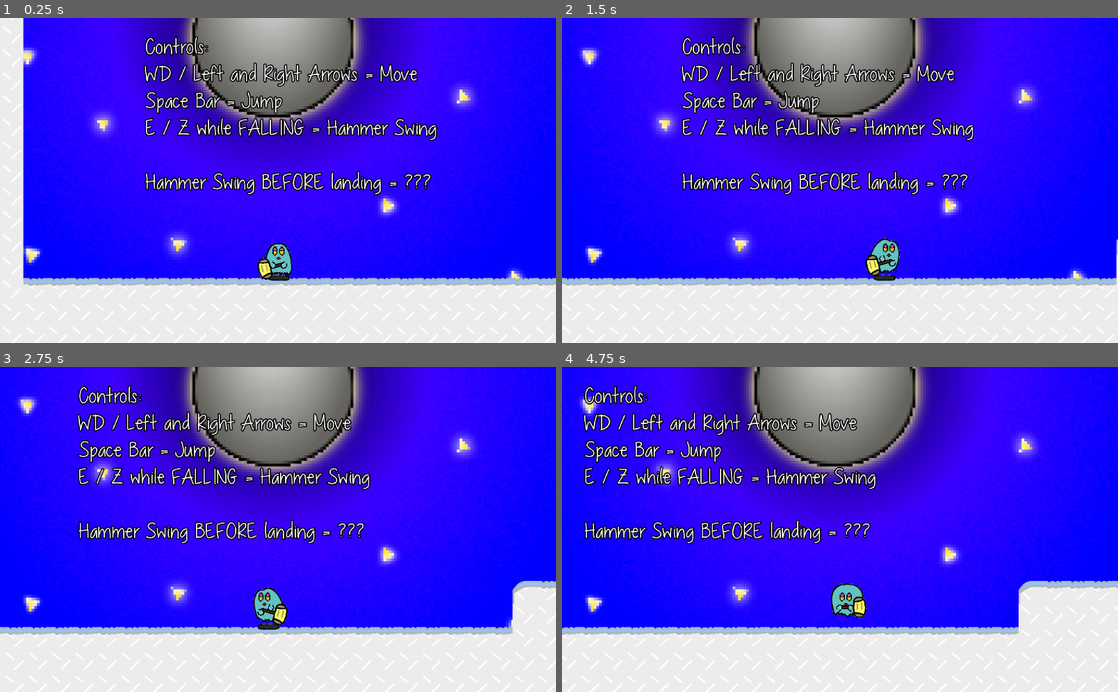
Above: before the commit, frames 1-4 (two rows, left to right).
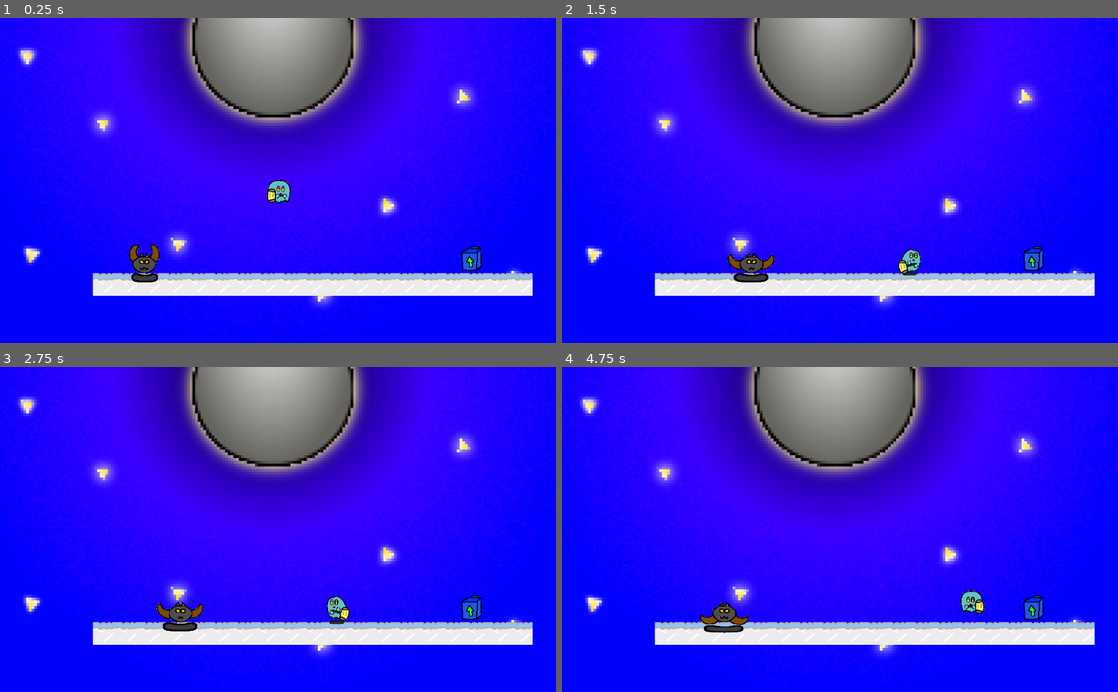
Above: after the commit, the same moments.

Repository: maishiroma/AXChibiGameJam2022
Game: Godot game, scene res://Levels/Level2.tscn
Two runs of this game, one before a commit and one after it. Both use one fixed random seed, a clock stepped at 60 frames per second and the inputs below. Before the commit the project starts from res://Levels/Level1.tscn. Sound files missing from this copy of the repository are replaced by a short silence.
Inputs:
- Up to frame 1 (0.25 s): no input
- Up to frame 2 (1.5 s): hold Right (move_right) from 0.53 s (still down); tap Z (deploy_hammer) at 0.6, 1.35 s; tap Space (Jump) at 0.77 s
- Up to frame 3 (2.75 s): tap Space (Jump) at 1.52 s; release Right (move_right) at 2.03 s; hold Left (move_left) from 2.03 s (still down); tap Z (deploy_hammer) at 2.1 s
- Up to frame 4 (4.75 s): release Left (move_left) at 2.78 s; hold Right (move_right) 2.78-4.28 s; tap Z (deploy_hammer) at 2.85, 3.6, 4.35 s; tap Space (Jump) at 3.02, 3.77, 4.52 s; hold Left (move_left) from 4.28 s (still down)

The runs differ from the first frame. In frame 1, 28% of the frame differs, in the area x 0-100%, y 0-100%; in frame 2, 25%; in frame 3, 26%; in frame 4, 27%.

Commit message:
Fixed up hitboxes and optimized some code

Diff:
--- a/Levels/Level1.tscn
+++ b/Levels/Level1.tscn
@@ -324,24 +324,7 @@
 scale = Vector2( 0.5, 0.5 )
 scene_to_load = "EndScreen"
 
-[connection signal="hit_enemy" from="Player" to="Enemies/Enemy" method="_on_Player_hit_enemy"]
-[connection signal="hit_enemy" from="Player" to="Enemies/Enemy2" method="_on_Player_hit_enemy"]
-[connection signal="hit_enemy" from="Player" to="Enemies/Enemy3" method="_on_Player_hit_enemy"]
-[connection signal="hit_enemy" from="Player" to="Enemies/Enemy4" method="_on_Player_hit_enemy"]
-[connection signal="hit_enemy" from="Player" to="Enemies/Enemy5" method="_on_Player_hit_enemy"]
-[connection signal="hit_enemy" from="Player" to="Enemies/Enemy6" method="_on_Player_hit_enemy"]
-[connection signal="hit_enemy" from="Player" to="Enemies/Enemy7" method="_on_Player_hit_enemy"]
-[connection signal="hit_enemy" from="Player" to="Enemies/Enemy8" method="_on_Player_hit_enemy"]
-[connection signal="spring_door_activate" from="Player" to="SpringDoor" method="_on_Player_spring_door_activate"]
 [connection signal="body_entered" from="DeathPlane" to="Player" method="_on_DeathPlane_body_entered"]
 [connection signal="activated_checkpoint" from="Checkpoints/Checkpoint" to="Player" method="_on_Checkpoint_activated_checkpoint"]
 [connection signal="activated_checkpoint" from="Checkpoints/Checkpoint2" to="Player" method="_on_Checkpoint_activated_checkpoint"]
 [connection signal="activated_checkpoint" from="Checkpoints/Checkpoint3" to="Player" method="_on_Checkpoint_activated_checkpoint"]
-[connection signal="damage_player" from="Enemies/Enemy" to="Player" method="_on_Enemy_damage_player"]
-[connection signal="damage_player" from="Enemies/Enemy2" to="Player" method="_on_Enemy_damage_player"]
-[connection signal="damage_player" from="Enemies/Enemy3" to="Player" method="_on_Enemy_damage_player"]
-[connection signal="damage_player" from="Enemies/Enemy4" to="Player" method="_on_Enemy_damage_player"]
-[connection signal="damage_player" from="Enemies/Enemy5" to="Player" method="_on_Enemy_damage_player"]
-[connection signal="damage_player" from="Enemies/Enemy6" to="Player" method="_on_Enemy_damage_player"]
-[connection signal="damage_player" from="Enemies/Enemy7" to="Player" method="_on_Enemy_damage_player"]
-[connection signal="damage_player" from="Enemies/Enemy8" to="Player" method="_on_Enemy_damage_player"]
--- a/Levels/Level2.tscn
+++ b/Levels/Level2.tscn
@@ -11,6 +11,9 @@
 [ext_resource path="res://Art/LevelGrometry/Bottom_Corner_2.png" type="Texture" id=9]
 [ext_resource path="res://Art/LevelGrometry/Empty_Ground.png" type="Texture" id=10]
 [ext_resource path="res://Art/LevelGrometry/Corner.png" type="Texture" id=11]
+[ext_resource path="res://Prefabs/InvisibleWall.tscn" type="PackedScene" id=12]
+[ext_resource path="res://Prefabs/Enemy.tscn" type="PackedScene" id=13]
+[ext_resource path="res://Prefabs/SpringDoor.tscn" type="PackedScene" id=14]
 
 [sub_resource type="ConvexPolygonShape2D" id=1]
 points = PoolVector2Array( 63, 62, 0, 62, 0, 1, 63, 1 )
@@ -197,8 +200,28 @@
 max_high_jumps = 2
 
 [node name="MainCamera" parent="." instance=ExtResource( 1 )]
-camera_scroll_amount = 100
 
 [node name="TileMap" type="TileMap" parent="." groups=["Ground"]]
 tile_set = SubResource( 7 )
 format = 1
+tile_data = PoolIntArray( 327672, 0, 0, 327673, 0, 0, 327674, 0, 0, 327675, 0, 0, 327676, 0, 0, 327677, 0, 0, 327678, 0, 0, 327679, 0, 0, 262144, 0, 0, 262145, 0, 0, 262146, 0, 0, 262147, 0, 0, 262148, 0, 0, 262149, 0, 0, 262150, 0, 0, 262151, 0, 0, 262152, 0, 0, 262153, 0, 0, 262154, 0, 0 )
+
+[node name="InvisibleWalls" type="Node2D" parent="."]
+
+[node name="InvisibleWall" parent="InvisibleWalls" instance=ExtResource( 12 )]
+position = Vector2( -648, -424 )
+scale = Vector2( 0.675433, 7.22138 )
+
+[node name="InvisibleWall2" parent="InvisibleWalls" instance=ExtResource( 12 )]
+position = Vector2( 682, -439 )
+scale = Vector2( 0.675433, 7.22138 )
+
+[node name="Enemy" parent="." instance=ExtResource( 13 )]
+position = Vector2( -396, 209 )
+scale = Vector2( 0.5, 0.5 )
+move_speed = 100.0
+
+[node name="SpringDoor" parent="." instance=ExtResource( 14 )]
+position = Vector2( 534, 212 )
+scale = Vector2( 0.3, 0.3 )
+scene_to_load = "Level1"
--- a/Prefabs/Enemy.tscn
+++ b/Prefabs/Enemy.tscn
@@ -11,7 +11,7 @@
 [ext_resource path="res://Art/Enemy/Enemy_Air_Hit.png" type="Texture" id=9]
 
 [sub_resource type="RectangleShape2D" id=2]
-extents = Vector2( 83.5, 62.5 )
+extents = Vector2( 65, 48 )
 
 [sub_resource type="SpriteFrames" id=1]
 animations = [ {
@@ -37,13 +37,13 @@
 } ]
 
 [sub_resource type="RectangleShape2D" id=3]
-extents = Vector2( 89.5, 83 )
+extents = Vector2( 74.5, 54 )
 
 [node name="Enemy" type="KinematicBody2D" groups=["Enemy"]]
 script = ExtResource( 2 )
 
 [node name="HitBox" type="CollisionShape2D" parent="."]
-position = Vector2( -3.5, 33.5 )
+position = Vector2( -3, 37 )
 shape = SubResource( 2 )
 
 [node name="AnimatedSprite" type="AnimatedSprite" parent="."]
@@ -60,7 +60,7 @@
 [node name="DamageHitBox" type="Area2D" parent="."]
 
 [node name="CollisionShape2D" type="CollisionShape2D" parent="DamageHitBox"]
-position = Vector2( -2.5, 35 )
+position = Vector2( -2.5, 38 )
 shape = SubResource( 3 )
 
 [connection signal="timeout" from="PatrolTime" to="." method="_on_PatrolTime_timeout"]
--- a/Scripts/Enemy.gd
+++ b/Scripts/Enemy.gd
@@ -28,6 +28,13 @@
 
 	$PatrolTime.wait_time = patrol_time
 	$PatrolTime.start()
+
+	# Cool trick to auto connect nodes together dynamically
+	# Since some of these can be spawned dynamically
+	if get_tree().get_nodes_in_group("Player").size() == 1:
+		var playerNode = get_tree().get_nodes_in_group("Player")[0]
+		self.connect("damage_player", playerNode, "_on_Enemy_damage_player")
+		playerNode.connect("hit_enemy", self, "_on_Player_hit_enemy")
 
 func animation_set():
 	$AnimatedSprite.flip_h = sign(move_direction)
--- a/Scripts/Player.gd
+++ b/Scripts/Player.gd
@@ -30,9 +30,19 @@
 var is_running = false # are we moving?
 var is_deploying_hammer = false # are we deploying the hammer?
 
+var MainCameraNode
+
 # Saves the player's initial position as the initial checkpoint
 func _ready():
 	_on_Checkpoint_activated_checkpoint()
+
+	# Cool trick to auto connect nodes together dynamically
+	# Since some of these can be spawned dynamically
+	if get_tree().get_nodes_in_group("MainCamera").size() == 1:
+		MainCameraNode = get_tree().get_nodes_in_group("MainCamera")[0]
+	if get_tree().get_nodes_in_group("SpringDoor").size() > 0:
+		for currOne in get_tree().get_nodes_in_group("SpringDoor"):
+			self.connect("spring_door_activate", currOne, "_on_Player_spring_door_activate")
 
 func _process(_delta):
 	animate_player()
@@ -159,7 +169,7 @@
 		can_input = false
 		move_velocity.x = 0.0
 		curr_high_jump_strength = lerp(curr_high_jump_strength, jump_strength * 4, high_jump_mod)
-		$MainCamera.smoothing_speed = 0.1
+		MainCameraNode.smoothing_speed = 0.1
 		emit_signal("spring_door_activate")
 		$PlayerSounds/HammerHit.play()
 
@@ -175,7 +185,7 @@
 func _on_DeathPlane_body_entered(body):
 	if body.is_in_group("Player"):
 		$PlayerSounds/Die.play()
-		$MainCamera.smoothing_speed = 10;
+		MainCameraNode.smoothing_speed = 10;
 		respawn()
 
 # After a set time, we disenage the hammer
@@ -185,7 +195,7 @@
 # When the player touches an enemy, they are sent back to the last spawn
 func _on_Enemy_damage_player():
 	$PlayerSounds/Die.play()
-	$MainCamera.smoothing_speed = 10;
+	MainCameraNode.smoothing_speed = 10;
 	respawn()
 
 # When this animation finishes playing, we go to the deploy_hammer_animation
@@ -195,4 +205,4 @@
 		$PlayerSprite.animation = "deploy_hammer_stay"
 
 func _on_Die_finished():
-	$MainCamera.smoothing_speed = 1;
+	MainCameraNode.smoothing_speed = 1;
--- a/project.godot
+++ b/project.godot
@@ -11,7 +11,7 @@
 [application]
 
 config/name="AXMiniGameJam"
-run/main_scene="res://Levels/Level1.tscn"
+run/main_scene="res://Levels/Level2.tscn"
 config/icon="res://icon.png"
 
 [display]
Not shown: 1 places in Levels/Level2.tscn that only renumber resources
